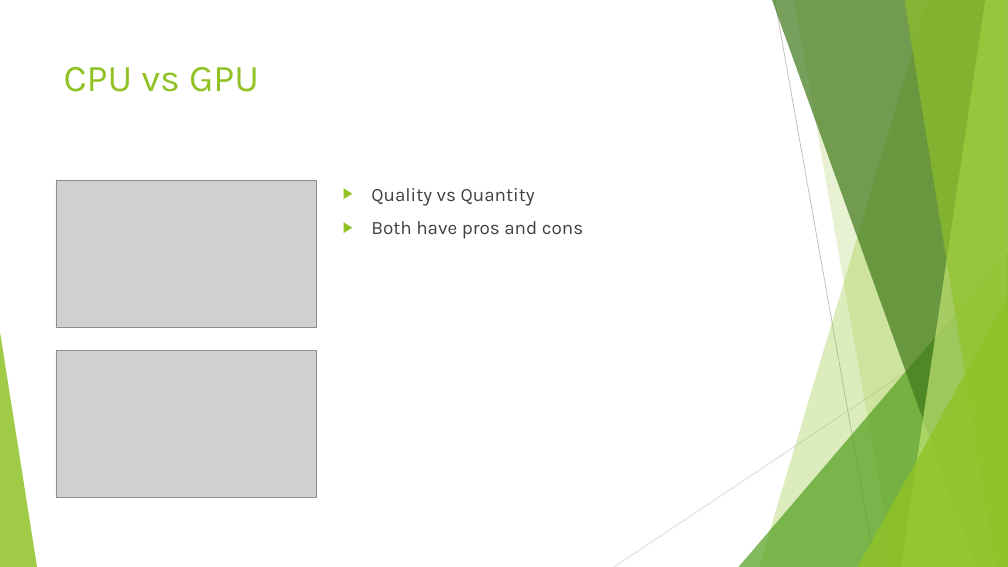
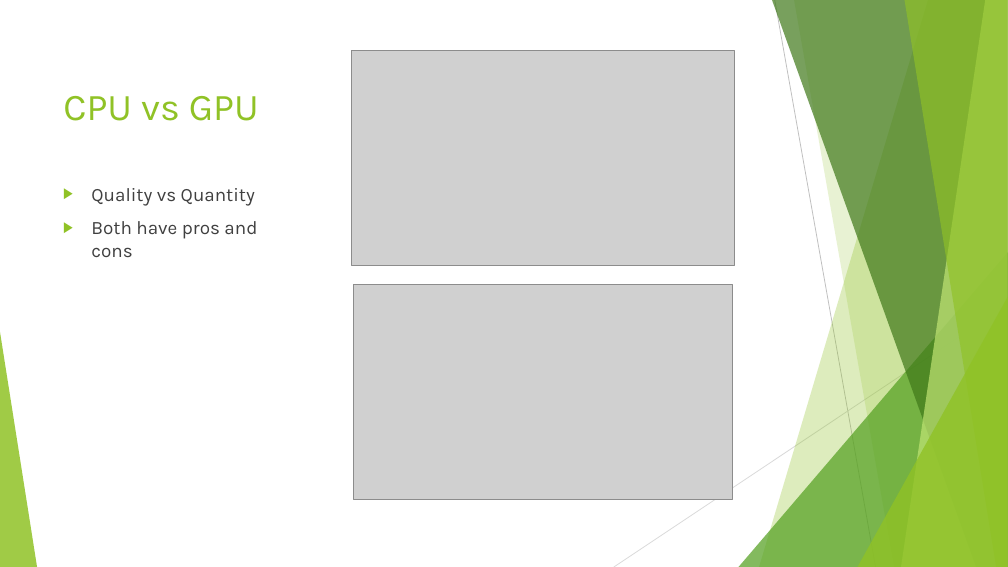
Before and after one commit to ShadyBoukhary/GPU-research-FFT-OpenACC-CUDA, a slide deck: slide 5 of NTASC 2018 Presentation/Presentation FFT.pptx. Drawn at 1008x567 pixels with LibreOffice and Linux fonts; fonts in the diff are those of the drawing; grey boxes stand for pictures. Boxes give left, top, right and bottom in pixels: in the first picture for what was removed or moved away, otherwise in the second. Text is boxed around its words. In the diff, an @@ line names an element or a change of style, - is before the commit and + after.

```diff
--- a/NTASC 2018 Presentation/Presentation FFT.pptx
+++ b/NTASC 2018 Presentation/Presentation FFT.pptx
@@ title "CPU vs GPU" at box(63, 96, 259, 121): vertical alignment top to middle @@
@@ picture: place and size @@
-picture at box(56, 181, 317, 327)
+picture at box(352, 51, 734, 266)
@@ text "Quality vs Quantity" rewrapped from box(371, 188, 583, 239) to box(91, 188, 257, 257) @@
@@ picture: place and size @@
-picture at box(56, 350, 317, 498)
+picture at box(353, 284, 732, 500)
```
Also in this commit, not shown: 7 other slides changed, 6 other files.
